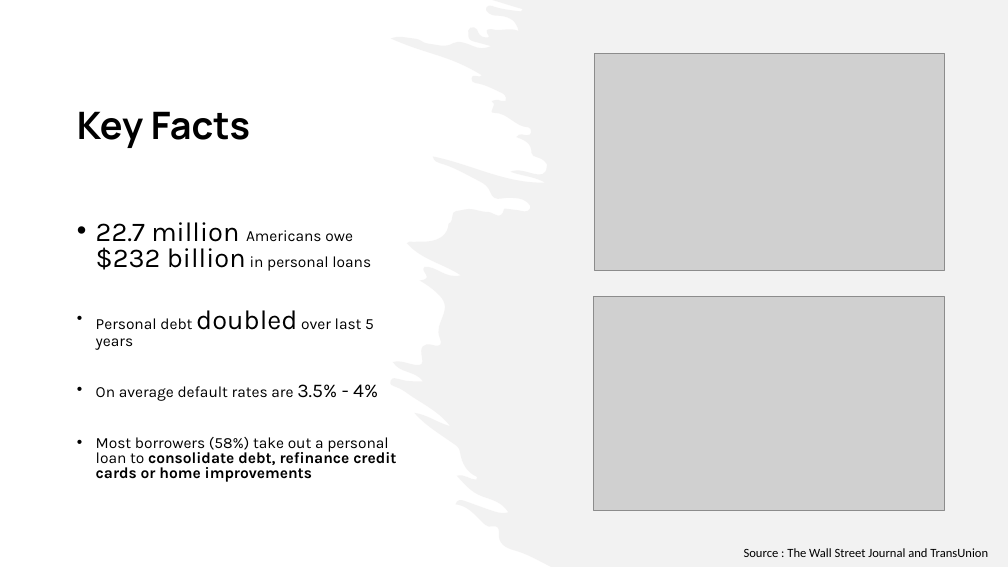
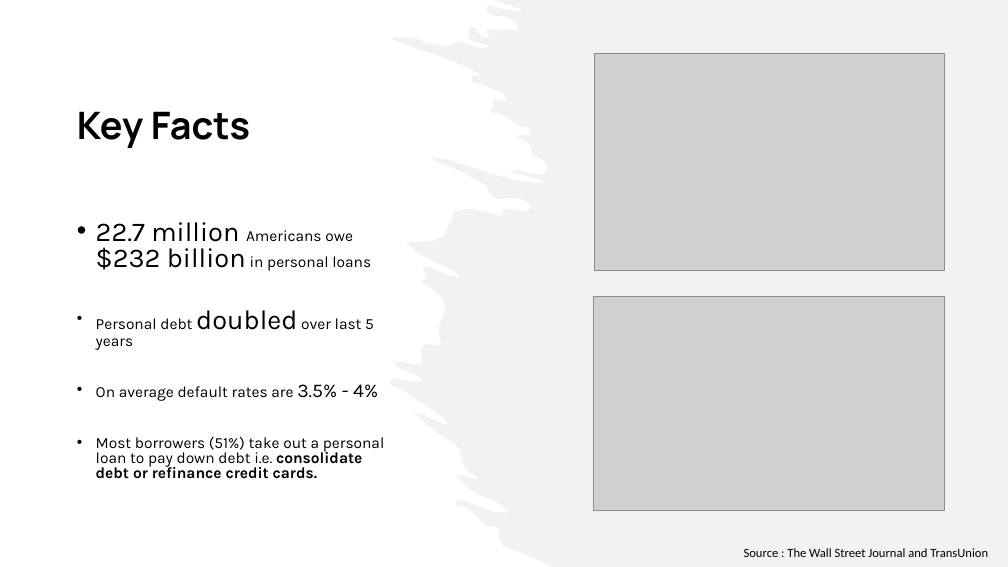
Before and after one commit to yasiSriLanka/dsc-capstone-Creditworthiness-of-Borrowers-prediction, a slide deck: slide 2 of Machine Learning Model - DefaultShield.pptx. Drawn at 1008x567 pixels with LibreOffice and Linux fonts; fonts in the diff are those of the drawing; grey boxes stand for pictures. Boxes give left, top, right and bottom in pixels: in the first picture for what was removed or moved away, otherwise in the second. Text is boxed around its words. In the diff, an @@ line names an element or a change of style, - is before the commit and + after.

```diff
--- a/Machine Learning Model - DefaultShield.pptx
+++ b/Machine Learning Model - DefaultShield.pptx
@@ text at (96,437,384,479): text changed; bold off @@
-• Most borrowers (58%) take out a personal loan to consolidate debt, refinance credit cards or home improvements
+• Most borrowers (51%) take out a personal loan to pay down debt i.e. consolidate debt or refinance credit cards.
```
Also in this commit, not shown: 7 other slides changed, 4 other files.
